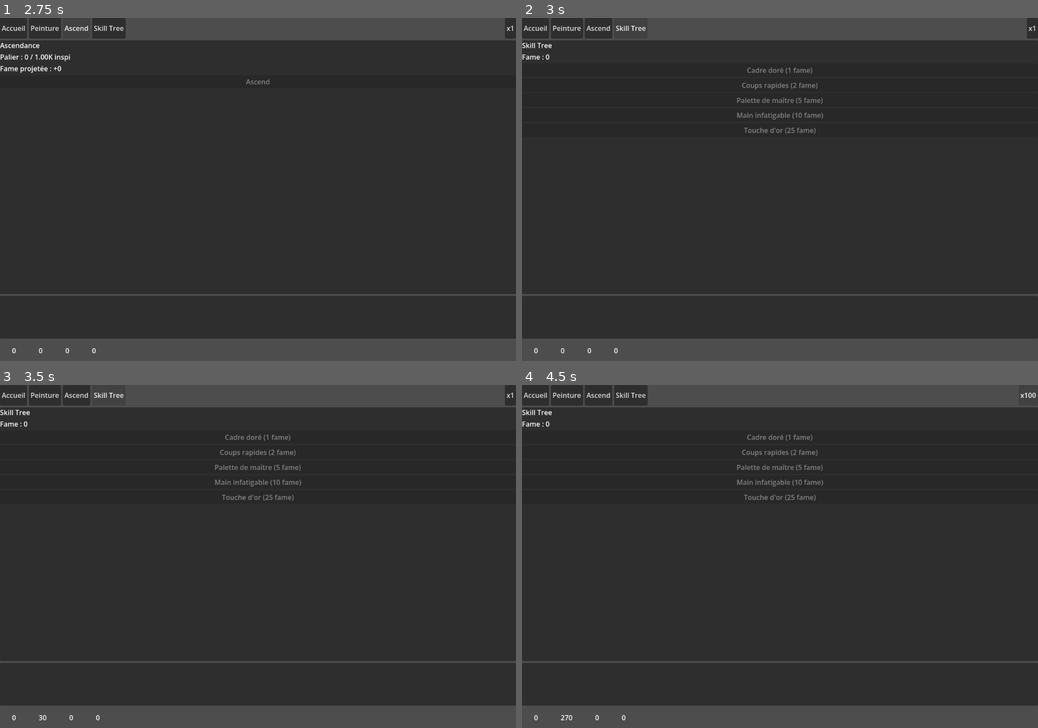
Above: before the commit, frames 1-4 (two rows, left to right).
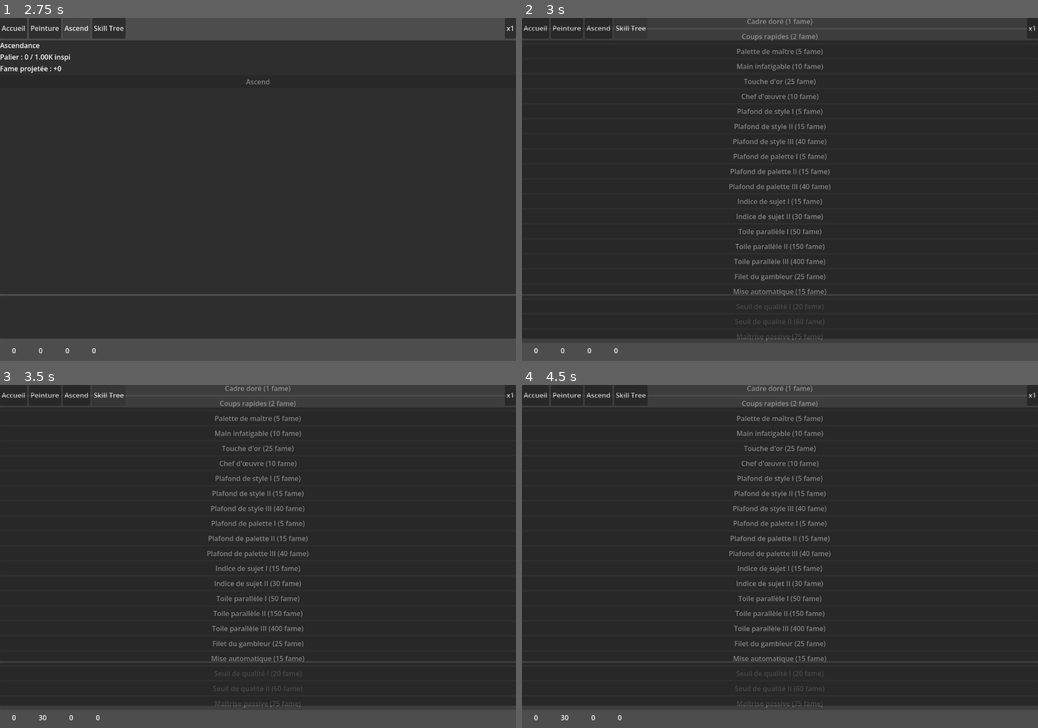
Above: after the commit, the same moments.

Repository: mitoufle/Artdle
Game: Godot game, scene res://Main.tscn
The game is run twice, just before and just after one commit, with the same random seed, the same clock (stepped at 60 frames per second) and the same inputs.
Inputs:
- Up to frame 1 (2.75 s): click "Accueil" at 0.5 s; click "Peinture" at 1.25 s; click "Ascend" at 2 s
- Up to frame 2 (3 s): click "Skill Tree" at 2.75 s
- Up to frame 3 (3.5 s): no input
- Up to frame 4 (4.5 s): click "x1" at 3.5 s; click "x10" (after the commit: "x1") at 4.25 s

Frame 1 is identical in both runs. In frame 2, 2.6% of the frame differs, in the area x 0-100%, y 0-95%; in frame 3, 2.6%; in frame 4, 2.8%, in the area x 0-100%, y 0-98%.
Error in both runs: Invalid access to property or key 'canvas' on a base object of type 'Node (GameState.gd)'. (res://scripts/ui/views/PaintingView.gd:30)

Commit message:
SkillTreeNodes: 17 Canvas branch entries

Diff:
--- a/scripts/config/SkillTreeNodes.gd
+++ b/scripts/config/SkillTreeNodes.gd
@@ -6,27 +6,146 @@
     "gilded_frame": {
         "name":    "Cadre doré",
         "cost":    1.0,
+        "branch":  "mvp",
         "effects": {"canvas_gold_mult_add": 0.10},
     },
     "quick_strokes": {
         "name":    "Coups rapides",
         "cost":    2.0,
+        "branch":  "mvp",
         "effects": {"canvas_speed_mult_add": 0.15},
     },
     "master_palette": {
         "name":    "Palette de maître",
         "cost":    5.0,
+        "branch":  "mvp",
         "effects": {"canvas_gold_mult_add": 0.25},
     },
     "tireless_hand": {
         "name":    "Main infatigable",
         "cost":    10.0,
+        "branch":  "mvp",
         "effects": {"canvas_speed_mult_add": 0.30},
     },
     "golden_touch": {
         "name":    "Touche d'or",
         "cost":    25.0,
+        "branch":  "mvp",
         "effects": {"canvas_gold_mult_add": 0.75},
+    },
+    # -- Canvas branch (spec 2026-04-25-canvas-design §9) --
+    "chef_doeuvre_unlock": {
+        "name":    "Chef d'œuvre",
+        "cost":    10.0,
+        "branch":  "canvas",
+        "effects": {"chef_doeuvre_unlocked": 1.0},
+    },
+    "style_cap_1": {
+        "name":    "Plafond de style I",
+        "cost":    5.0,
+        "branch":  "canvas",
+        "prereq":  [],
+        "effects": {"style_cap_add": 5.0},
+    },
+    "style_cap_2": {
+        "name":    "Plafond de style II",
+        "cost":    15.0,
+        "branch":  "canvas",
+        "prereq":  ["style_cap_1"],
+        "effects": {"style_cap_add": 5.0},
+    },
+    "style_cap_3": {
+        "name":    "Plafond de style III",
+        "cost":    40.0,
+        "branch":  "canvas",
+        "prereq":  ["style_cap_2"],
+        "effects": {"style_cap_add": 5.0},
+    },
+    "palette_cap_1": {
+        "name":    "Plafond de palette I",
+        "cost":    5.0,
+        "branch":  "canvas",
+        "prereq":  [],
+        "effects": {"palette_cap_add": 5.0},
+    },
+    "palette_cap_2": {
+        "name":    "Plafond de palette II",
+        "cost":    15.0,
+        "branch":  "canvas",
+        "prereq":  ["palette_cap_1"],
+        "effects": {"palette_cap_add": 5.0},
+    },
+    "palette_cap_3": {
+        "name":    "Plafond de palette III",
+        "cost":    40.0,
+        "branch":  "canvas",
+        "prereq":  ["palette_cap_2"],
+        "effects": {"palette_cap_add": 5.0},
+    },
+    "subject_hint_1": {
+        "name":    "Indice de sujet I",
+        "cost":    15.0,
+        "branch":  "canvas",
+        "effects": {"subject_hint_add": 1.0},
+    },
+    "subject_hint_2": {
+        "name":    "Indice de sujet II",
+        "cost":    30.0,
+        "branch":  "canvas",
+        "prereq":  ["subject_hint_1"],
+        "effects": {"subject_hint_add": 1.0},
+    },
+    "multi_canvas_1": {
+        "name":    "Toile parallèle I",
+        "cost":    50.0,
+        "branch":  "canvas",
+        "effects": {"multi_canvas_slots_add": 1.0},
+    },
+    "multi_canvas_2": {
+        "name":    "Toile parallèle II",
+        "cost":    150.0,
+        "branch":  "canvas",
+        "prereq":  ["multi_canvas_1"],
+        "effects": {"multi_canvas_slots_add": 1.0},
+    },
+    "multi_canvas_3": {
+        "name":    "Toile parallèle III",
+        "cost":    400.0,
+        "branch":  "canvas",
+        "prereq":  ["multi_canvas_2"],
+        "effects": {"multi_canvas_slots_add": 1.0},
+    },
+    "gamble_safety_net": {
+        "name":    "Filet du gambleur",
+        "cost":    25.0,
+        "branch":  "canvas",
+        "effects": {"gamble_safety_net": 1.0},
+    },
+    "always_gamble_toggle": {
+        "name":    "Mise automatique",
+        "cost":    15.0,
+        "branch":  "canvas",
+        "effects": {"always_gamble_unlocked": 1.0},
+    },
+    "quality_floor_1": {
+        "name":    "Seuil de qualité I",
+        "cost":    20.0,
+        "branch":  "canvas",
+        "effects": {"quality_floor_add": 2.0},
+    },
+    "quality_floor_2": {
+        "name":    "Seuil de qualité II",
+        "cost":    60.0,
+        "branch":  "canvas",
+        "prereq":  ["quality_floor_1"],
+        "effects": {"quality_floor_add": 2.0},
+    },
+    "auto_mastery_passive": {
+        "name":    "Maîtrise passive",
+        "cost":    75.0,
+        "branch":  "canvas",
+        "prereq":  ["subject_hint_2"],
+        "effects": {"auto_mastery_rate": 0.25},
     },
 }
 
--- /dev/null
+++ b/test/test_skill_tree_canvas_branch.gd
@@ -0,0 +1,39 @@
+extends GutTest
+
+func test_chef_doeuvre_unlock_node_exists():
+    var n = SkillTreeNodes.get_node("chef_doeuvre_unlock")
+    assert_false(n.is_empty())
+    assert_eq(int(n["cost"]), 10)
+    assert_eq(float(n["effects"].get("chef_doeuvre_unlocked", 0.0)), 1.0)
+
+func test_style_ceiling_chain_exists():
+    for id in ["style_cap_1", "style_cap_2", "style_cap_3"]:
+        assert_false(SkillTreeNodes.get_node(id).is_empty(), id)
+
+func test_palette_ceiling_chain_exists():
+    for id in ["palette_cap_1", "palette_cap_2", "palette_cap_3"]:
+        assert_false(SkillTreeNodes.get_node(id).is_empty(), id)
+
+func test_multi_canvas_slots_exist():
+    for id in ["multi_canvas_1", "multi_canvas_2", "multi_canvas_3"]:
+        assert_false(SkillTreeNodes.get_node(id).is_empty(), id)
+
+func test_total_canvas_branch_count_17():
+    var ids = SkillTreeNodes.all_node_ids()
+    var canvas_branch = []
+    for id in ids:
+        var n = SkillTreeNodes.get_node(id)
+        if n.get("branch", "") == "canvas":
+            canvas_branch.append(id)
+    assert_eq(canvas_branch.size(), 17)
+
+func test_canvas_branch_costs_total_in_range():
+    # Sanity: 10 (chef) + 120 (3 style + 3 palette caps) + 45 (2 hints) +
+    #         600 (3 multi-canvas) + 25 (safety) + 15 (always-gamble) +
+    #         80 (2 quality floor) + 75 (auto-mastery) = 970
+    var total: float = 0.0
+    for id in SkillTreeNodes.all_node_ids():
+        var n = SkillTreeNodes.get_node(id)
+        if n.get("branch", "") == "canvas":
+            total += float(n["cost"])
+    assert_eq(total, 970.0)
